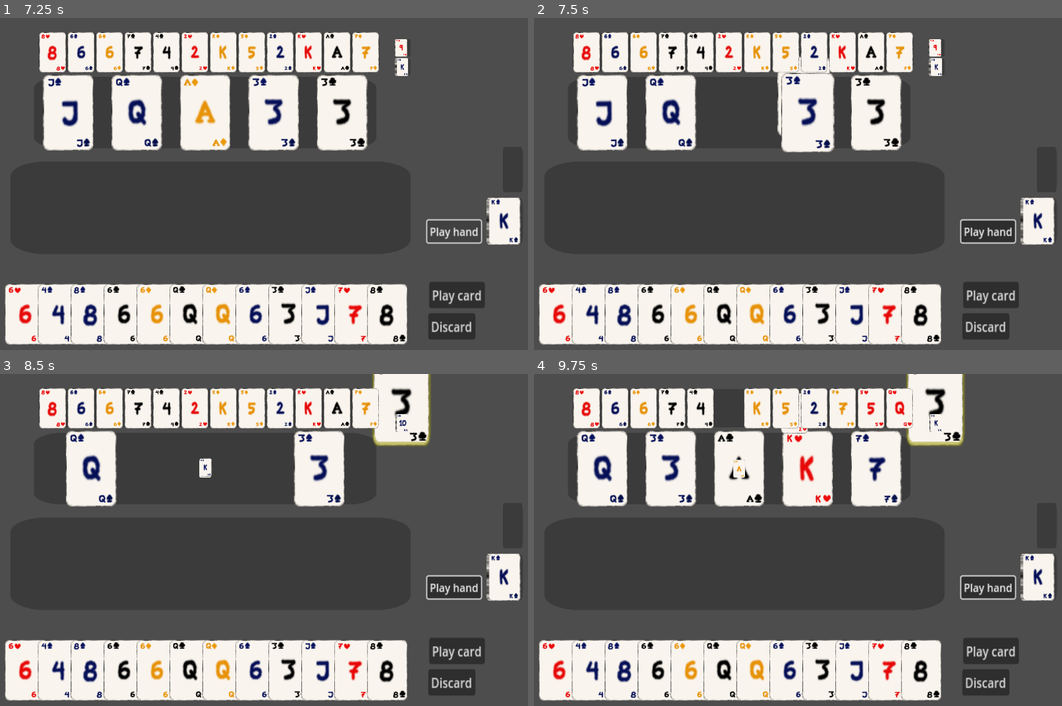
Above: before the commit, frames 1-4 (two rows, left to right).
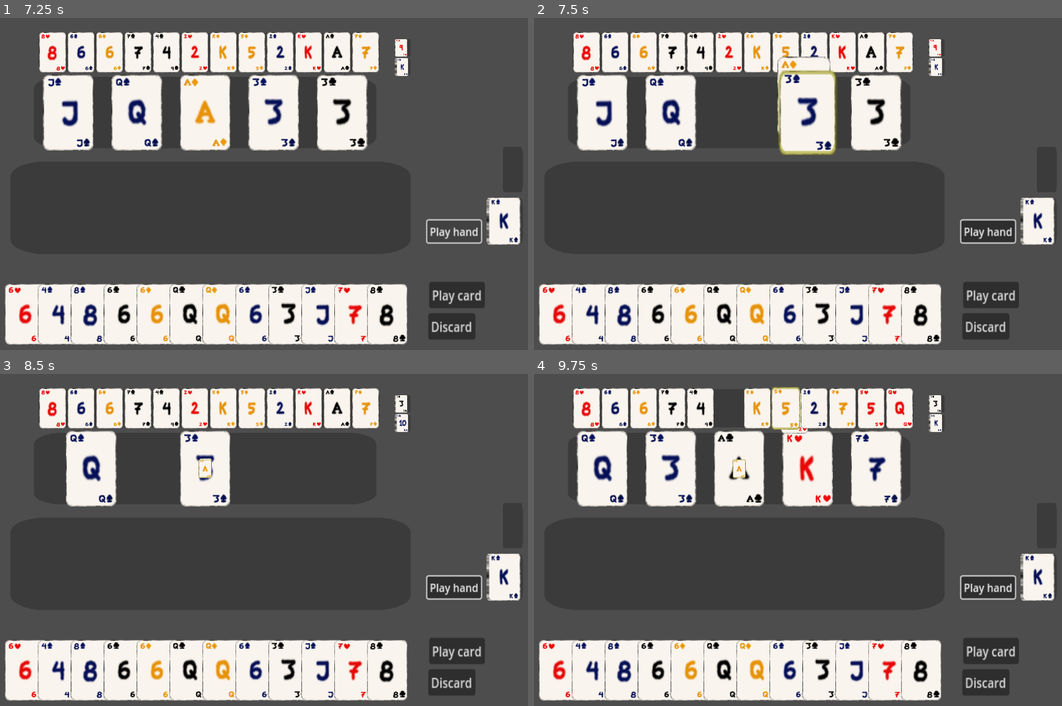
Above: after the commit, the same moments.

Repository: T33py/CardGame
Game: Godot game, scene res://TestScene.tscn
Two runs of this game, one before a commit and one after it. Both use one fixed random seed, a clock stepped at 60 frames per second and the inputs below.
Inputs (mouse positions are in pixels of both pictures, inside the frame that each line leads up to):
- Up to frame 1 (7.25 s): click "Play card" at 0.5 s; click "Play card" at 1.25 s; click "Play hand" at 2 s; click "Play hand" at 2.75 s; click "Discard" at 3.5 s; click "Discard" at 4.25 s; click "Play card" at 5 s; click "Discard" at 5.75 s; click "Play hand" at 6.5 s
- Up to frame 2 (7.5 s): tap Enter at 7.25 s; drag from (739, 110) to (930, 67) at 7.27 s
- Up to frame 3 (8.5 s): drag from (396, 423) to (205, 466) at 8.02 s
- Up to frame 4 (9.75 s): move the mouse to (940, 423) at 8.77 s; click (940, 423) at 8.92 s; tap Space at 9.5 s; drag from (724, 407) to (940, 423) at 9.52 s

Frame 1 is identical in both runs. In frame 2, 1.0% of the frame differs, in the area x 46-58%, y 11-42%; in frame 3, 6.3%, in the area x 34-82%, y 0-40%; in frame 4, 2.3%.

Commit message:
Did some work off git

Diff:
--- a/Cards/Card.gd
+++ b/Cards/Card.gd
@@ -52,6 +52,7 @@
 var in_focus = false
 var focus_scale = 1.05
 var scale_before_focused = 1
+var z_before_focused = 0
 var focusborder: Sprite2D
 var focusborder2: Sprite2D
 
@@ -172,6 +173,9 @@
 		if event.button_index == MOUSE_BUTTON_LEFT and not event.pressed:
 			end_of_being_dragged()
 			print("released")
+
+		if event.button_index == MOUSE_BUTTON_RIGHT and my_state == States.Moving:
+			end_of_being_dragged()
 	return
 
 func change_focused(is_focus: bool):
@@ -181,12 +185,15 @@
 	if in_focus:
 		scale_before_focused = scale
 		scale *= focus_scale
+		z_before_focused = z_index
+		z_index = 1000
 		focusborder.visible = true
 		focusborder2.visible = true
 	else:
 		# if the scale has not been overwritten we return to the original one
 		if not focusloss_scale_override:
 			scale = scale_before_focused
+			z_index = z_before_focused
 		focusloss_scale_override = false
 		focusborder.visible = false
 		focusborder2.visible = false
--- a/Cards/CardDisplayArea.gd
+++ b/Cards/CardDisplayArea.gd
@@ -17,9 +17,19 @@
 	pass
 
 func place_card(card: Card):
-	if phantom_card:
+	# if repositioning
+	if card in cards:
+		var curr_idx = cards.find(card)
+		if phantom_card:
+			cards.remove_at(curr_idx)
+			if phantom_card_pos > curr_idx:
+				phantom_card_pos -= 1
+			cards.insert(phantom_card_pos, card)
+	# if placing in specific spot
+	elif phantom_card:
 		cards.insert(phantom_card_pos, card)
 		remove_phantom_card()
+	# just drop at end
 	else:
 		cards.append(card)
 	layout_cards()
--- a/Cards/Hand.gd
+++ b/Cards/Hand.gd
@@ -77,20 +77,17 @@
 
 	print("hand " + str(cards_being_hovered))
 
-	for card in cards_being_hovered:
-		card.change_focused(false)
-
 	if len(cards_being_hovered) == 1:
 		cards_being_hovered[0].change_focused(true)
 		return
 
-
-	var top_z = 10000
 	var top_card:Card = cards[0]
+	var top_z = top_card.z_index
 	for card in cards_being_hovered:
+		if card.z_index > top_z:
+			top_card = card
+			top_z = top_card.z_index
 		card.change_focused(false)
-		if card.z_index < top_z:
-			top_card = card
 	top_card.change_focused(true)
 	return
 
--- a/Cards/PlayArea.gd
+++ b/Cards/PlayArea.gd
@@ -33,15 +33,22 @@
 	cards_being_hovered.clear()
 	if len(cards) >= number_of_cards_to_allow:
 		return false
+
+	if not (card in cards):
+		new_card_played(card)
 	display_area.place_card(card)
 	cards = display_area.cards
+	return true
+
+func new_card_played(card: Card):
 	card.connect("mouse_hovers", _player_hovers_over_card)
 	card.connect("mouse_stopped_hovering", _player_no_longer_hovers_over_card)
 	card.am_being_hovered_over.connect(_on_card_is_hovered_over)
 	card.focusloss_scale_override = true
 	card.my_state = card.States.InField
 	card_played.emit()
-	return true
+	return
+
 
 func play_hand():
 	var cards_played: Array[Card] = []
@@ -78,22 +85,19 @@
 	if len(cards_being_hovered) == 0:
 		return
 
-	print(cards_being_hovered)
-
-	for card in cards_being_hovered:
-		card.change_focused(false)
+	print("pa " + str(cards_being_hovered))
 
 	if len(cards_being_hovered) == 1:
 		cards_being_hovered[0].change_focused(true)
 		return
 
-	var top_z = 10000
 	var top_card:Card = cards[0]
+	var top_z = top_card.z_index
 	for card in cards_being_hovered:
+		if card.z_index > top_z:
+			top_card = card
+			top_z = top_card.z_index
 		card.change_focused(false)
-		if card.z_index < top_z:
-			top_card = card
-
 	top_card.change_focused(true)
 	return
 
--- /dev/null
+++ b/GameHandling/Event.gd
@@ -0,0 +1,17 @@
+# event that is passed to the EventQueue
+class_name Event
+
+# name of the event - in case you want to track it
+var name = "unnamed event"
+
+# this is set to true once it gets to the front of the queue, allowing your event script to run
+var started = false
+
+# you need to set this to true to signify that the event has traspired, and the next event in the queue can start
+var finished = false
+
+# reference to self, in case this event needs others to reference back to you for the event to finish
+var performed_by = null
+
+# if this event has a specific target, this should be the reference to the target
+var targetting = null
--- /dev/null
+++ b/GameHandling/EventQueue.gd
@@ -0,0 +1,39 @@
+extends Node2D
+
+# this class handles the event queue for ordering things that should happen in an orderly fasion one at a time
+class_name EventQueue
+
+var event_queue: Array[Event]
+var currently_executing_event: Event = null
+
+# Called when the node enters the scene tree for the first time.
+func _ready():
+	pass # Replace with function body.
+
+
+# Called every frame. 'delta' is the elapsed time since the previous frame.
+func _process(delta):
+	# if the currently executing event has finished - we don't care about it here any more
+	if currently_executing_event != null:
+		if currently_executing_event.finished:
+			currently_executing_event = null
+
+	if len(event_queue) > 0:
+		currently_executing_event = event_queue[0]
+		event_queue.remove_at(0)
+		currently_executing_event.started = true
+	pass
+
+
+func prepend_event(event: Event):
+	if event == null:
+		return
+	if len(event_queue) == 0:
+		event_queue.append(event)
+	else:
+		event_queue.insert(0, event)
+	return
+
+func append_event(event: Event):
+	event_queue.append(event)
+	return
--- /dev/null
+++ b/GameHandling/EventQueue.tscn
@@ -0,0 +1,6 @@
+[gd_scene load_steps=2 format=3 uid="uid://bfev4w8mcbl1u"]
+
+[ext_resource type="Script" path="res://GameHandling/EventQueue.gd" id="1_0mgbh"]
+
+[node name="CombatFlowHandler" type="Node2D"]
+script = ExtResource("1_0mgbh")
--- /dev/null
+++ b/GameHandling/GameManager.gd
@@ -0,0 +1,63 @@
+extends Node2D
+
+@export var ai: BasicAI
+@export var player_play_area: PlayArea
+@export var ai_play_area: PlayArea
+
+@export var hand_clear_delay: float = 1
+var hand_clear_timer = 0
+
+var ai_stands = false
+var ai_played_hand = false
+var player_stands = false
+
+
+# Called when the node enters the scene tree for the first time.
+func _ready():
+	player_play_area.card_played.connect(_on_player_played_card)
+	player_play_area.end_turn.connect(_on_player_stands)
+	ai_play_area.card_played.connect(_on_ai_played_card)
+	ai.i_stand.connect(_on_ai_stands)
+	return
+
+
+# Called every frame. 'delta' is the elapsed time since the previous frame.
+func _process(delta):
+	if ai_stands && player_stands:
+		if not ai_played_hand:
+			ai.play_a_hand()
+			ai_played_hand = true
+		hand_clear_timer += delta
+		if hand_clear_timer >= hand_clear_delay:
+			hand_clear_timer = 0
+			player_play_area.clear()
+			ai_play_area.clear()
+			player_stands = false
+			ai.standing = false
+			ai_stands = false
+
+	if player_stands:
+		ai.take_a_turn()
+	return
+
+
+func _on_player_played_card():
+	if ai_stands:
+		return
+	print("ai should play a card")
+	ai.take_a_turn()
+	return
+
+func _on_player_stands(cards: Array[Card]):
+	print(str(cards))
+	player_stands = true
+	return
+
+func _on_ai_played_card():
+	# TODO
+	return
+
+func _on_ai_stands():
+	print("ai stands")
+	ai_stands = true
+	return
--- /dev/null
+++ b/GameHandling/GameManager.tscn
@@ -0,0 +1,6 @@
+[gd_scene load_steps=2 format=3 uid="uid://d5whwwfuy24v"]
+
+[ext_resource type="Script" path="res://GameHandling/GameManager.gd" id="1_vvhav"]
+
+[node name="GameManager" type="Node2D"]
+script = ExtResource("1_vvhav")
--- a/Player/Player.gd
+++ b/Player/Player.gd
@@ -20,9 +20,10 @@
 	print("try to play " + str(card))
 	if card == null:
 		return
-	if card not in hand.cards:
-		return
 
-	card.end_of_being_dragged()
-	hand.play_card(card)
+	if card in hand.cards or card in playarea.cards:
+		card.end_of_being_dragged()
+		hand.play_card(card)
+
+
 	return
--- a/TestScene.tscn
+++ b/TestScene.tscn
@@ -1,6 +1,6 @@
 [gd_scene load_steps=8 format=3 uid="uid://d1bk2kdlqmaqi"]
 
-[ext_resource type="PackedScene" uid="uid://d5whwwfuy24v" path="res://Util/GameManager.tscn" id="1_pny3p"]
+[ext_resource type="PackedScene" uid="uid://d5whwwfuy24v" path="res://GameHandling/GameManager.tscn" id="1_pny3p"]
 [ext_resource type="PackedScene" uid="uid://8mr51aludca3" path="res://Cards/Hand.tscn" id="2_dh85x"]
 [ext_resource type="PackedScene" uid="uid://diaxixmrj6t2t" path="res://Cards/Deck.tscn" id="3_h1md0"]
 [ext_resource type="PackedScene" uid="uid://bsj58duurpo3t" path="res://Cards/PlayArea.tscn" id="4_wl3in"]
--- a/project.godot
+++ b/project.godot
@@ -10,7 +10,7 @@
 
 [application]
 
-config/name="Cardgame"
+config/name="Echoes Of The Void"
 run/main_scene="res://TestScene.tscn"
 config/features=PackedStringArray("4.1", "Mobile")
 config/icon="res://icon.svg"
